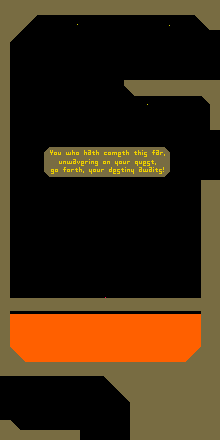
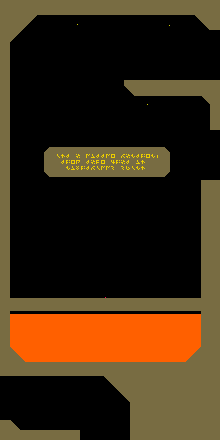
Comparing the layer stacks of the two 220×440 images. Changes:
painted on "Writing" over <box>50,150,165,174</box>
